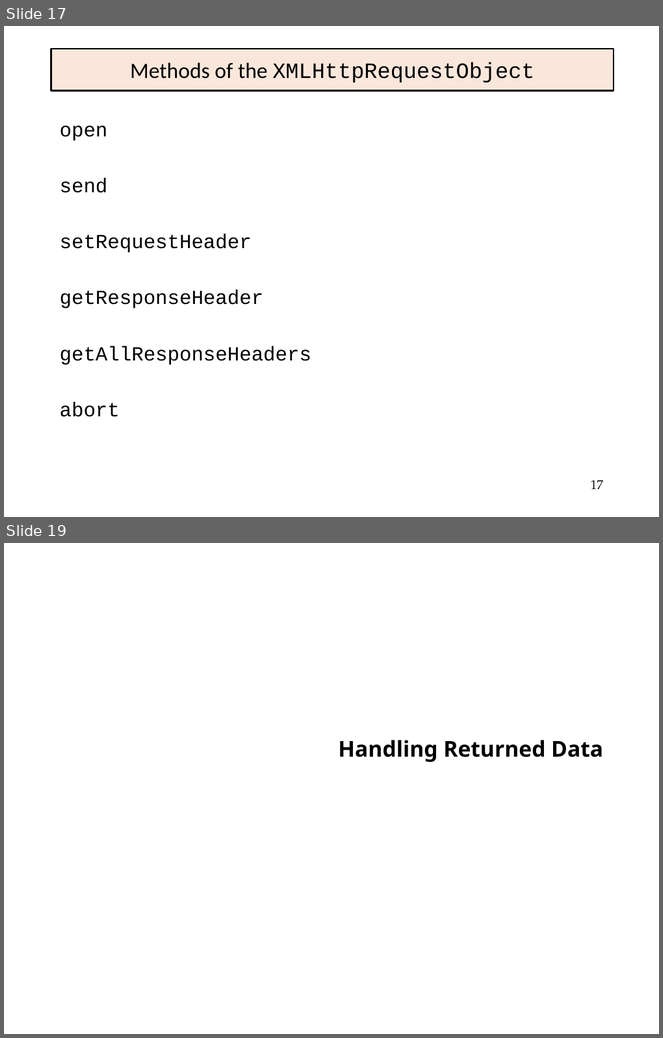
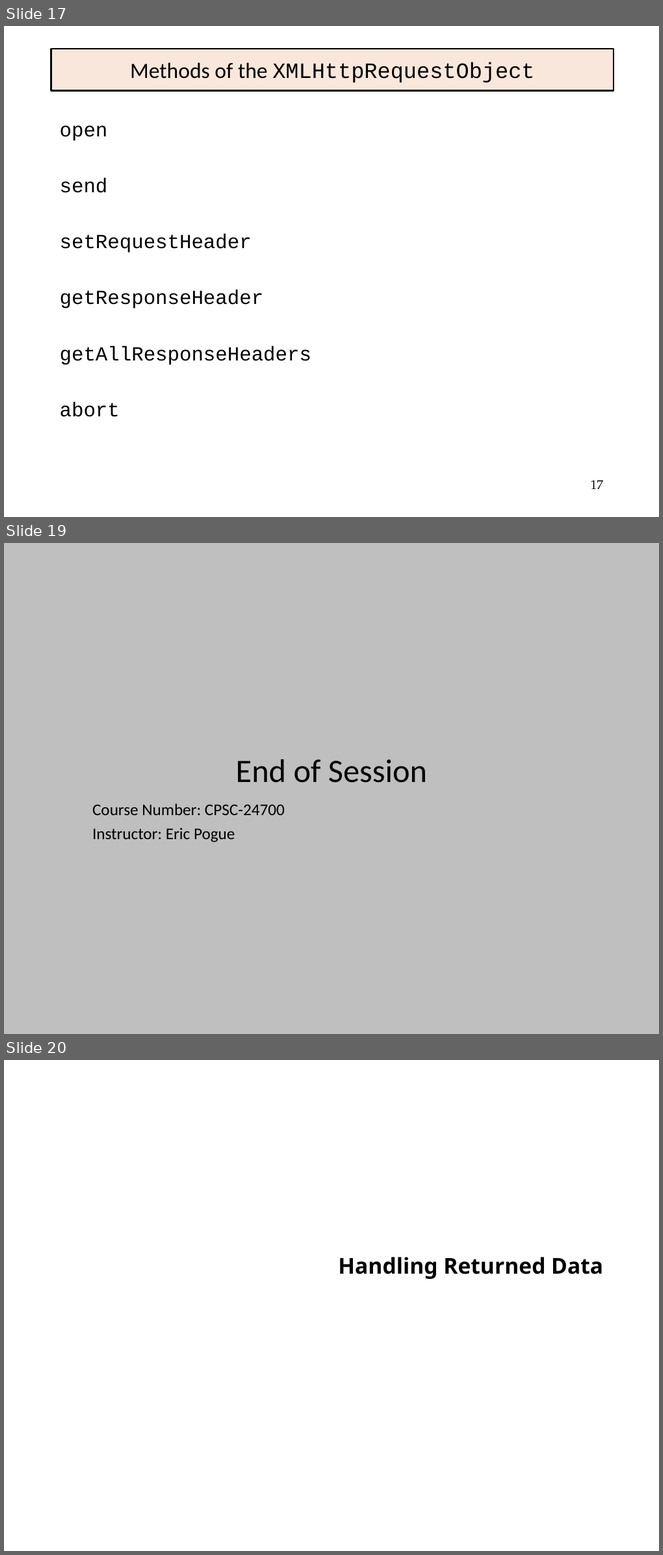
Before and after one commit to EricJPogue/www-epogue-info, a slide deck: CPSC-24700/Presentations/ajax.pptx. Shown one above the other, each under a label of ours: slides 17 and 19 before the commit, slides 17, 19 and 20 after it; the slides between them are not shown. The pictures are 663x1038 and 663x1555 pixels, drawn with LibreOffice and Linux fonts; fonts in the diff are those of the drawing. Boxes give left, top, right and bottom in pixels: in the first picture for what was removed or moved away, otherwise in the second. Text is boxed around its words. In the diff, an @@ line names an element or a change of style, - is before the commit and + after.

Commit message:
Update session 26 documents.

```diff
--- a/CPSC-24700/Presentations/ajax.pptx
+++ b/CPSC-24700/Presentations/ajax.pptx
@@ slide 19 added at <box>4,543,659,1034</box>, background #BFBFBF @@
@@ title added at <box>236,759,427,783</box>, 36 pt, text #000000 @@
+End of Session
@@ subtitle added at <box>92,804,285,843</box>, 18 pt, text #000000 @@
+Course Number: CPSC-24700
+Instructor: Eric Pogue
@@ what was slide 19 is now slide 20 @@
```
Also in this commit, not shown: 1 slide changed, 3 other files.
